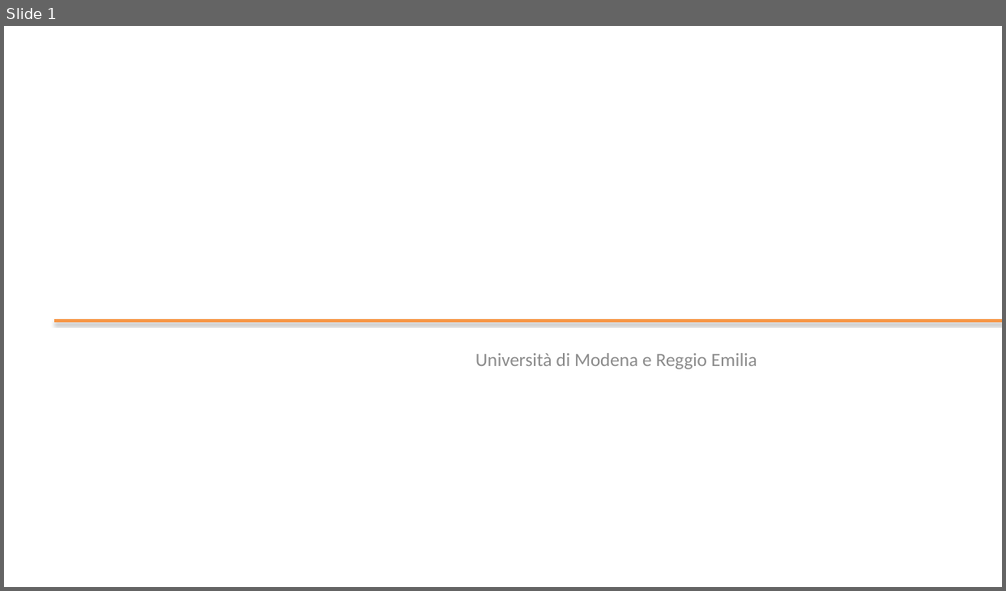
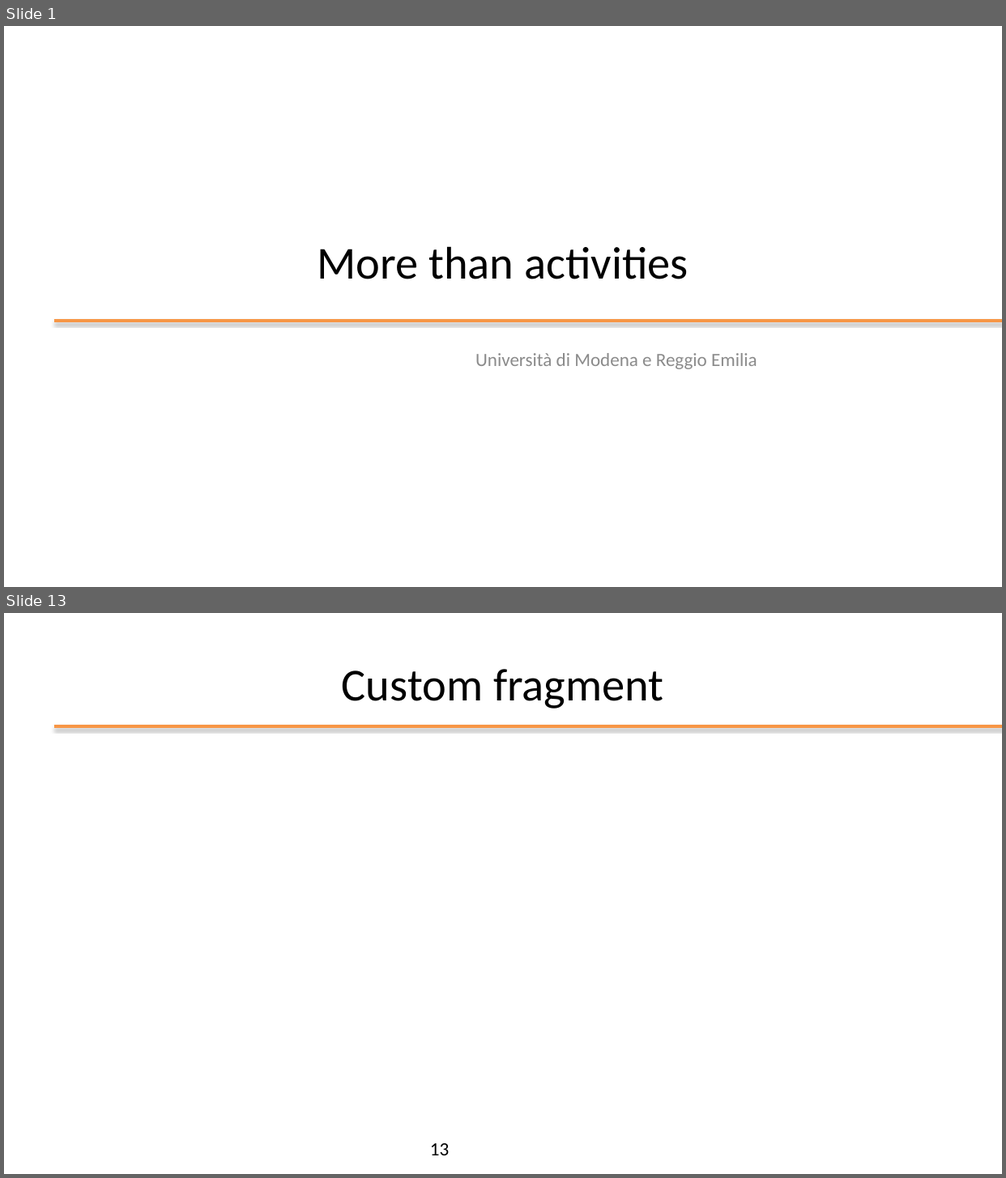
Before and after one commit to kevinmala00/ATTIVITA-PROGETTUALE, a slide deck: slides/05 - More than activities.pptx. Shown one above the other, each under a label of ours: slide 1 before the commit, slides 1 and 13 after it; the slides between them are not shown. The pictures are 1006x591 and 1006x1178 pixels, drawn with LibreOffice and Linux fonts; fonts in the diff are those of the drawing; background and template pictures are left out. Boxes give left, top, right and bottom in pixels: in the first picture for what was removed or moved away, otherwise in the second. Text is boxed around its words. In the diff, an @@ line names an element or a change of style, - is before the commit and + after.

```diff
--- a/slides/05 - More than activities.pptx
+++ b/slides/05 - More than activities.pptx
@@ slide 13 added at <box>4,613,1002,1174</box>, background #FFFFFF @@
@@ title added at <box>342,669,664,709</box>, 44 pt, text #000000 @@
+Custom fragment
@@ line added from (54, 726) to (1002, 726), #F79646 3 pt @@
@@ page number added at <box>430,1144,449,1156</box>, 18 pt, text #000000 @@
+13
@@ slide 1 changed as well @@
@@ title added at <box>317,246,688,280</box>, 44 pt, text #000000 @@
+More than activities
```
Also in this commit, not shown: 36 other slides added, 1 slide removed.
